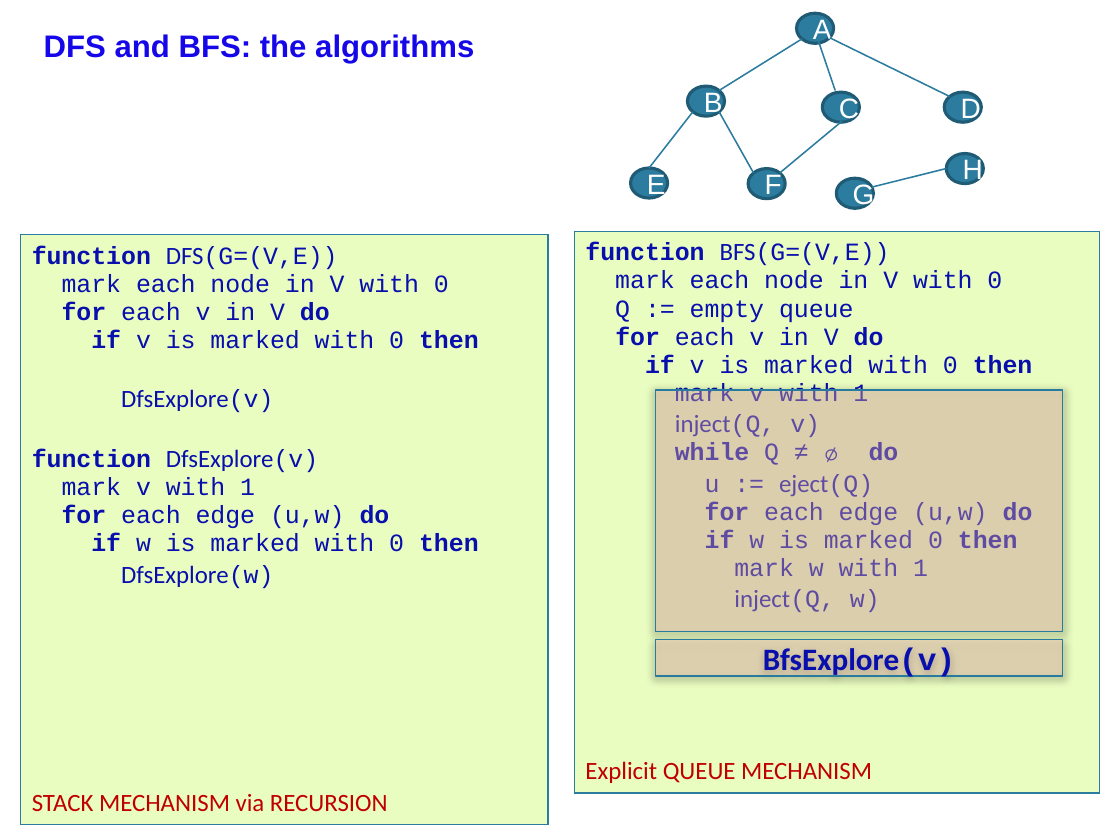
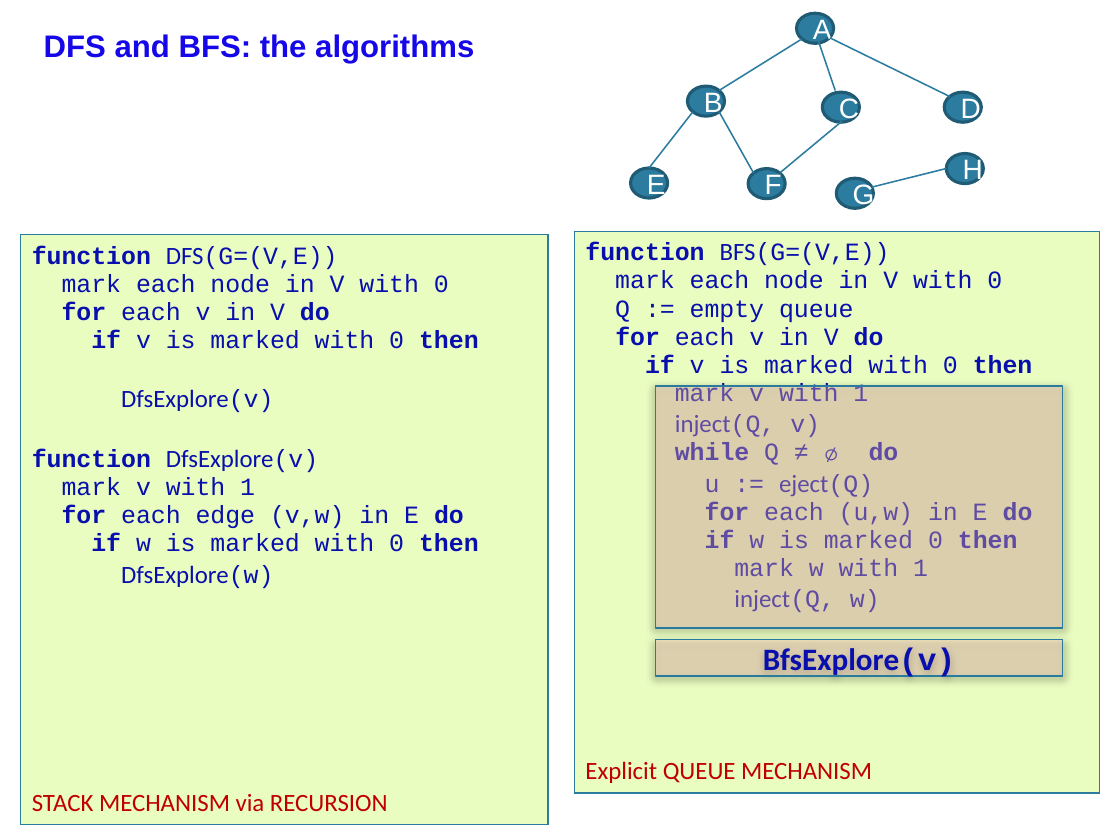
Before and after one commit to anhvir/c207, a slide deck: slide 3 of stud_05_C207_22S1.pptx. Drawn at 1120x840 pixels with LibreOffice and Linux fonts; fonts in the diff are those of the drawing; background and template pictures are left out. Boxes give left, top, right and bottom in pixels: in the first picture for what was removed or moved away, otherwise in the second. Text is boxed around its words. In the diff, an @@ line names an element or a change of style, - is before the commit and + after.

```diff
--- a/stud_05_C207_22S1.pptx
+++ b/stud_05_C207_22S1.pptx
@@ table at [20,235,548,815] @@
-row 1, column 1: function DFS(G=(V,E)) / mark each node in V with 0 / for each v in V do / if v is marked with 0 then / DfsExplore(v) / function DfsExplore(v) / mark v with 1 / for each edge (u,w) do / if w is marked with 0 then / DfsExplore(w) / STACK MECHANISM via RECURSION
+row 1, column 1: function DFS(G=(V,E)) / mark each node in V with 0 / for each v in V do / if v is marked with 0 then / DfsExplore(v) / function DfsExplore(v) / mark v with 1 / for each edge (v,w) in E do / if w is marked with 0 then / DfsExplore(w) / STACK MECHANISM via RECURSION
@@ table at [575,232,1100,811] @@
-row 1, column 1: function BFS(G=(V,E)) / mark each node in V with 0 / Q := empty queue / for each v in V do / if v is marked with 0 then / mark v with 1 / inject(Q, v) / while Q ≠ ∅ do / u := eject(Q) / for each edge (u,w) do / if w is marked 0 then / mark w with 1 / inject(Q, w) / Explicit QUEUE MECHANISM
+row 1, column 1: function BFS(G=(V,E)) / mark each node in V with 0 / Q := empty queue / for each v in V do / if v is marked with 0 then / mark v with 1 / inject(Q, v) / while Q ≠ ∅ do / u := eject(Q) / for each (u,w) in E do / if w is marked 0 then / mark w with 1 / inject(Q, w) / Explicit QUEUE MECHANISM
@@ rectangle: place and size @@
-rectangle at [655,390,1063,632]
+rectangle at [655,386,1063,628]
```
Also in this commit, not shown: 19 other slides changed, 1 other file.
